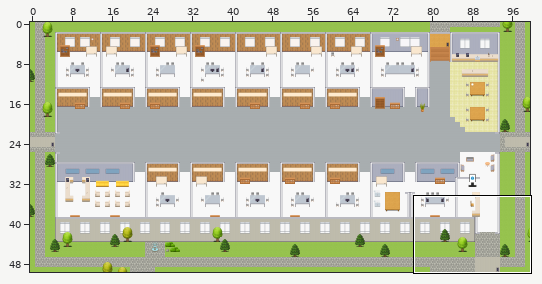
One commit to this Tiled map (JSON): maps/CS-Product-Fulfillment-Platform.tmj. The picture above shows the old version from afar; the outline marks the close-up.
Close-up. Before:
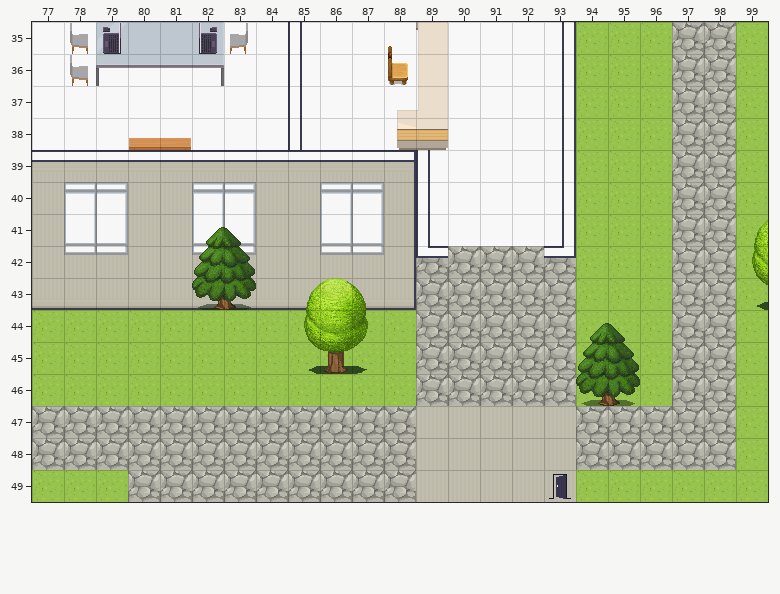
Cells are 32x32 px. Shown: x 77..99, y 35..49.
And afterwards:
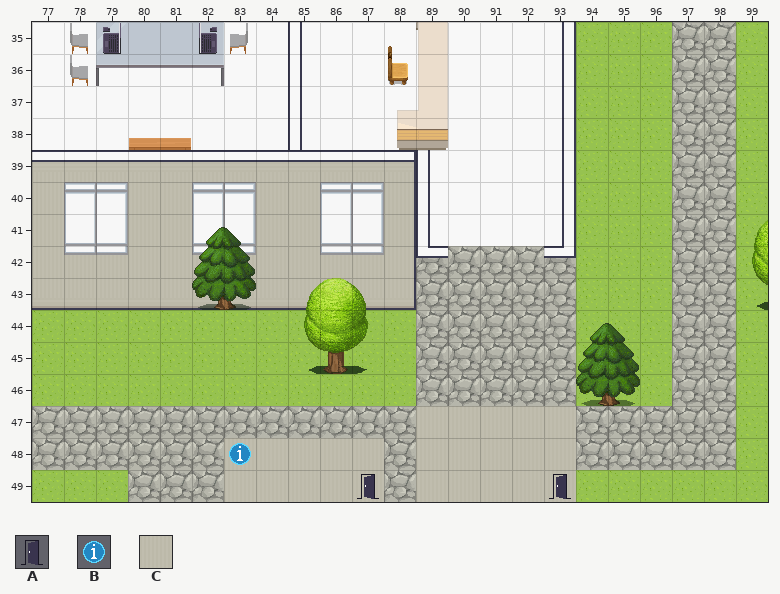
Key: from "User_Zones": A 65, B 104; from "room2": C 328.
_ is an empty cell.
Diff:
Layer "floors":
y 48..49: x 83..87 _____ -> CCCCC
Layer "zones":
y 48: x 83 _ -> B
y 49: x 87 _ -> A
Changed places in both close-ups, as pixel boxes (x1, y1, x2, y2):
added: (224, 438, 384, 502)
